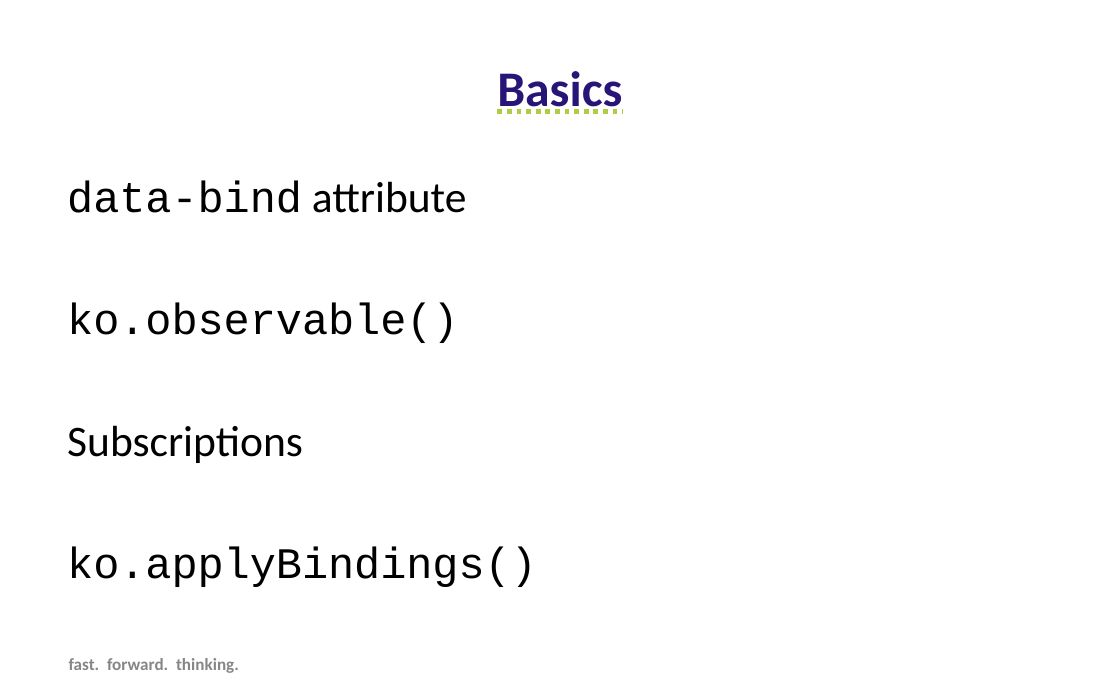
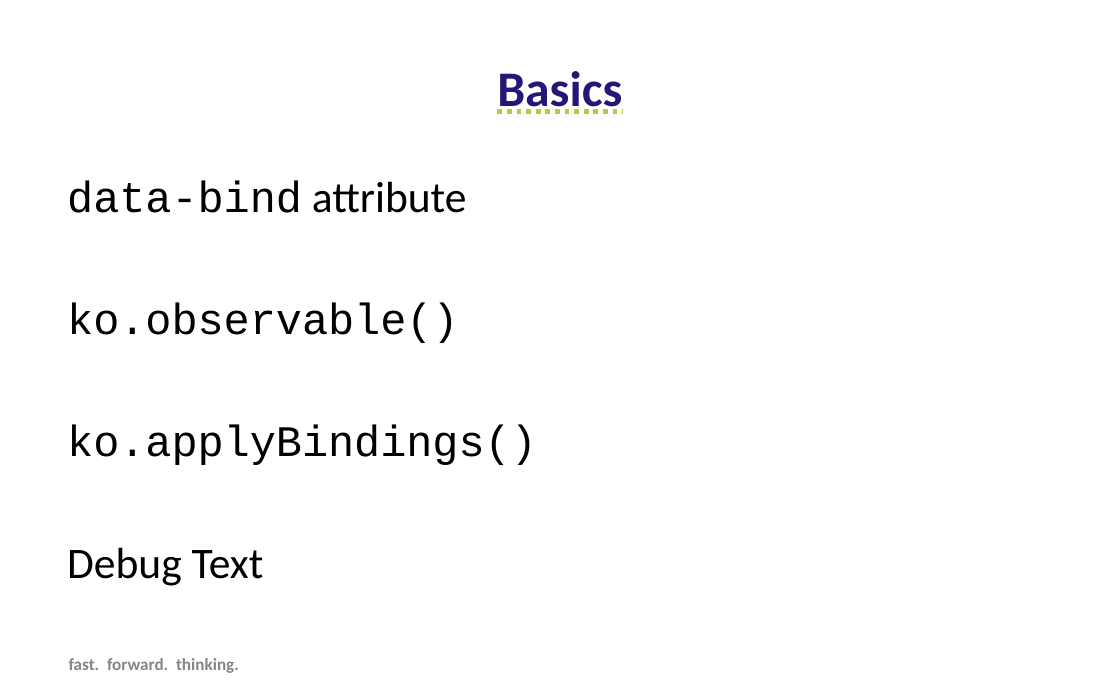
Before and after one commit to SteveDuitsman/MVVM_Examples, a slide deck: slide 7 of Forward Thinking KnockoutJS.pptx. Drawn at 1120x700 pixels with LibreOffice and Linux fonts; fonts in the diff are those of the drawing; background and template pictures are left out. Boxes give left, top, right and bottom in pixels: in the first picture for what was removed or moved away, otherwise in the second. Text is boxed around its words. In the diff, an @@ line names an element or a change of style, - is before the commit and + after.

Commit message:
debug text update, update ppt

```diff
--- a/Forward Thinking KnockoutJS.pptx
+++ b/Forward Thinking KnockoutJS.pptx
@@ text at (67, 425, 303, 463): paragraph removed @@
-Subscriptions
@@ text at (67, 547, 264, 586): paragraph added @@
+Debug Text
```
Also in this commit, not shown: 2 other slides changed, 3 slides added, 1 other file.
